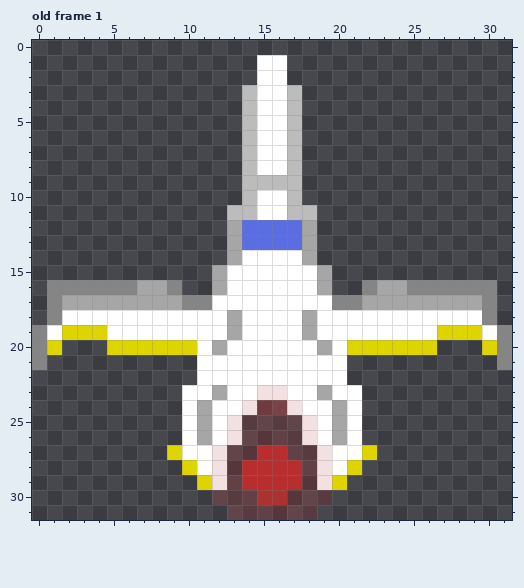
File history of a pixel-art file, assets/asesprite/Space Ship.aseprite. Above, as it was before the edit.
32x32 pixels, 1 frame. Pixels under 10% opacity are left out. Colours within 5 levels of each other are drawn and written as one. Shown: old frame 1. The commit also changed other frames, which this record leaves out.
After the commit:
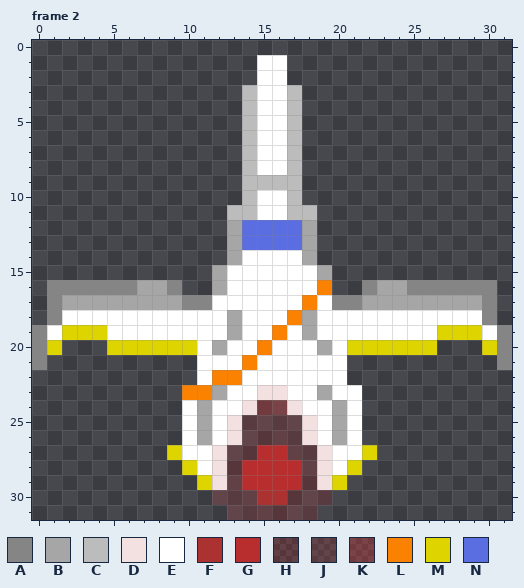
Palette (. is transparent): A #858585  B #a6a6a6  C #bcbcbc  D #f3e1e1  E #ffffff  F #ac3232  G #b82e2e  H #ff161626  J #ff363626  K #ff363646  L #fb8200  M #ded400  N #5b6ee1
A new or re-ordered frame is compared with the old frame closest to it.
Difference:
frames 1 -> 12
Frame 2 is new; against old frame 1, layer "Layer 1":
y 16: x 19 B -> L
y 17: x 18 E -> L
y 18: x 17 E -> L
y 19: x 16 E -> L
y 20: x 15 E -> L
y 21: x 14 E -> L
y 22: x 12..13 EE -> LL
y 23: x 10..11 EE -> LL
Where, in picture pixels (left, top, right, bottom), the same in both pictures:
changed: (182, 280, 332, 400)
